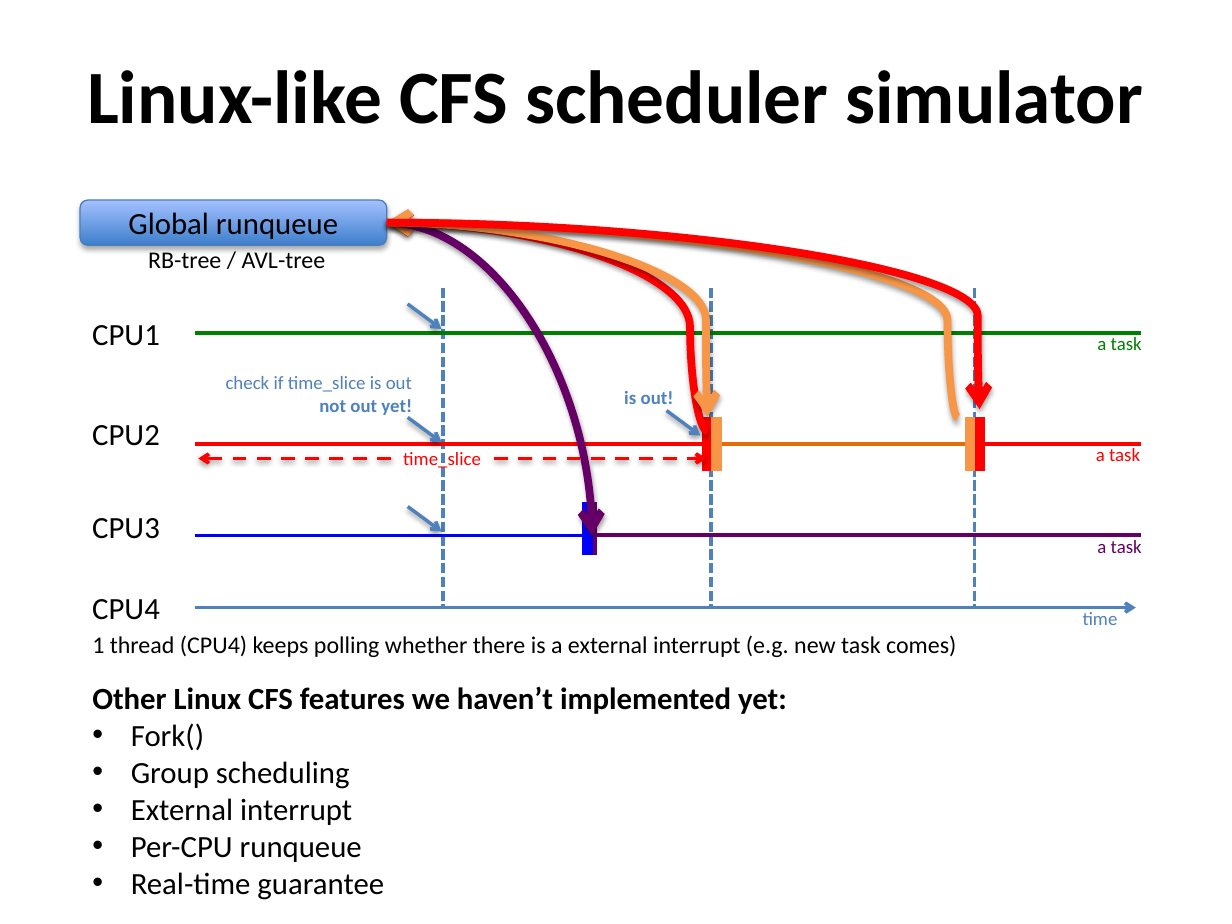
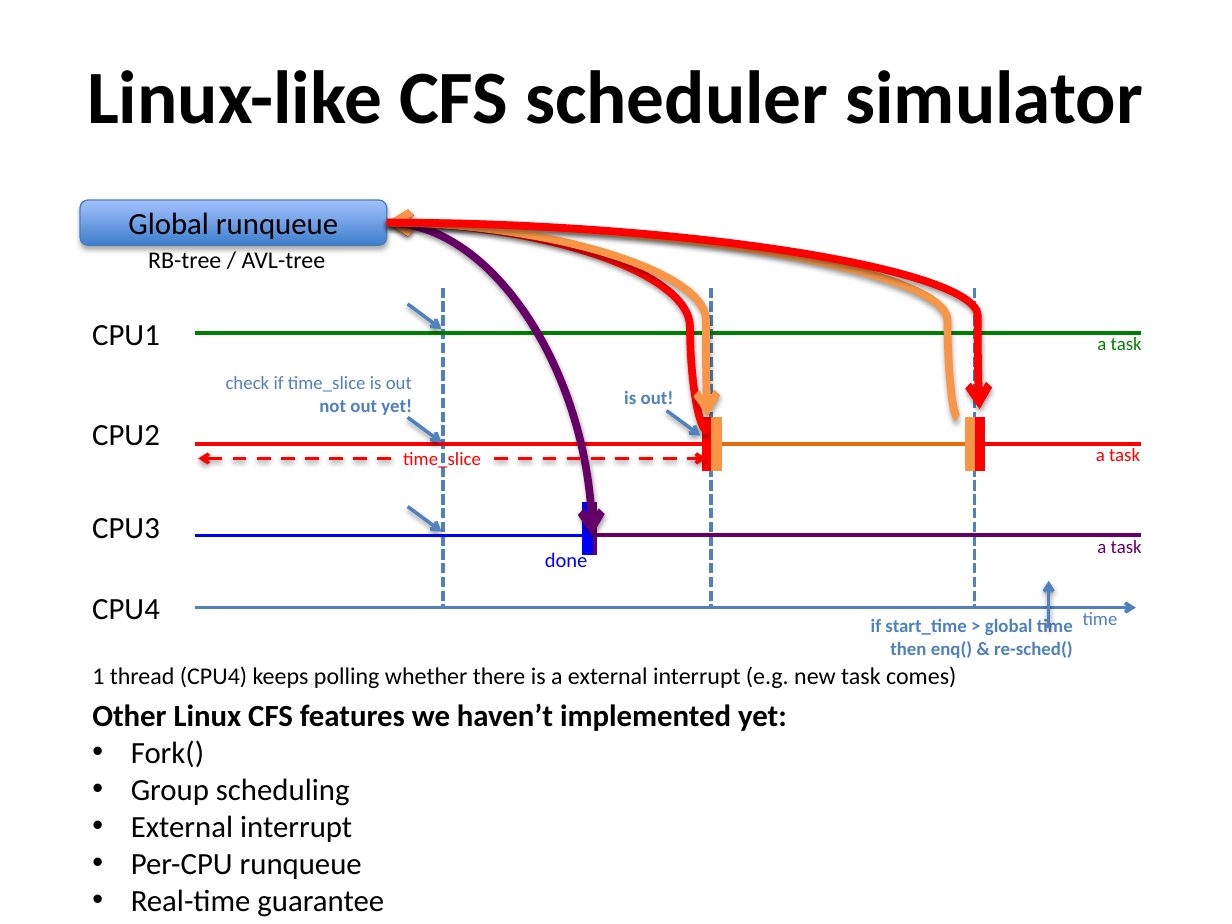
Before and after one commit to caomincan/CFSLockFreeRBTree, a slide deck: slide 14 of MPP_final_ppt.pptx. Drawn at 1232x924 pixels with LibreOffice and Linux fonts; fonts in the diff are those of the drawing. Boxes give left, top, right and bottom in pixels: in the first picture for what was removed or moved away, otherwise in the second. Text is boxed around its words. In the diff, an @@ line names an element or a change of style, - is before the commit and + after.

```diff
--- a/MPP_final_ppt.pptx
+++ b/MPP_final_ppt.pptx
@@ text added at [545,549,588,567], 12 pt, text #0000FF @@
+done
@@ arrow added from (1048, 628) to (1048, 580), #4F81BD 2 pt @@
@@ text added at [871,617,1073,658], 11 pt, text #4F81BD, bold @@
+if start_time > global time
+then enq() & re-sched()
@@ text "1 thread (CPU4) keeps polling ...": place and size @@
-text "1 thread (CPU4) keeps polling ..." at [92,635,956,657]
+text "1 thread (CPU4) keeps polling ..." at [92,666,956,688]
@@ text "Other Linux CFS features we ...": place and size @@
-text "Other Linux CFS features we ..." at [92,686,787,900]
+text "Other Linux CFS features we ..." at [92,703,787,917]
```
Also in this commit, not shown: 3 other slides changed, 1 other file.
